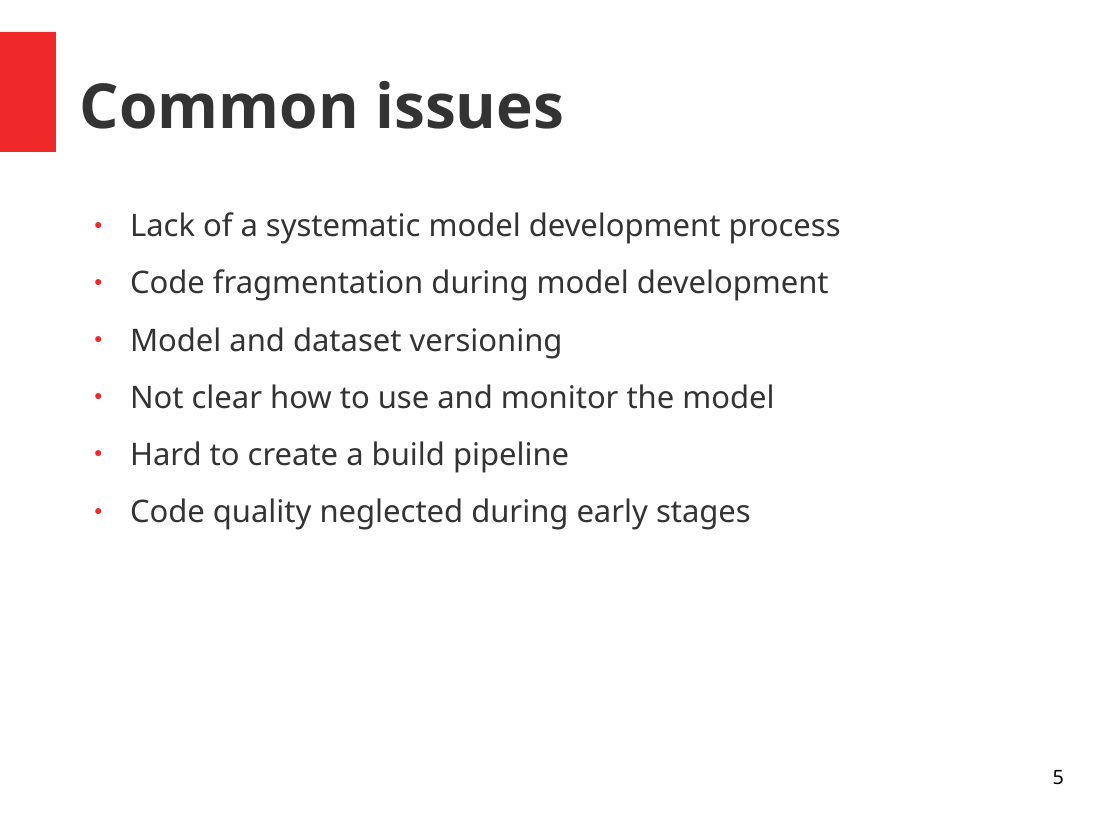
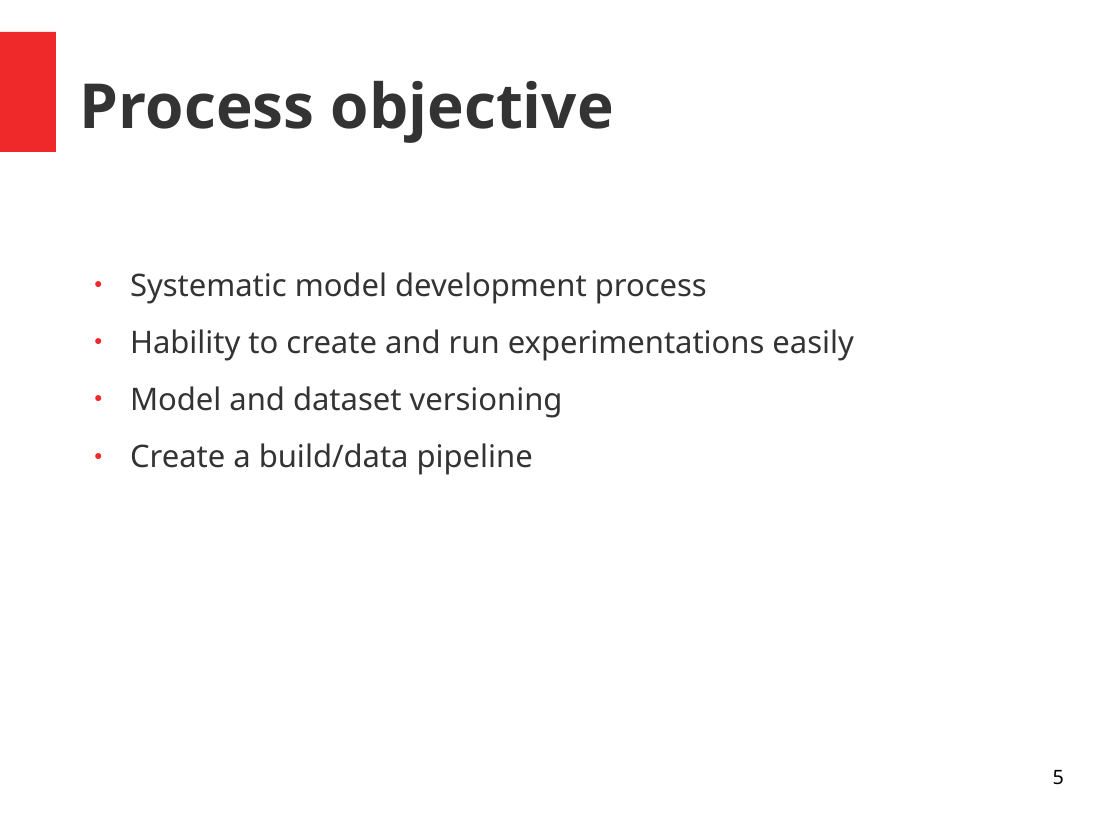
Before and after one commit to andrefsp/models-to-production, a slide deck: slide 5 of models-to-production.odp. Drawn at 1120x840 pixels with LibreOffice and Linux fonts; fonts in the diff are those of the drawing. Boxes give left, top, right and bottom in pixels: in the first picture for what was removed or moved away, otherwise in the second. Text is boxed around its words. In the diff, an @@ line names an element or a change of style, - is before the commit and + after.

Commit message:
presentation

```diff
--- a/models-to-production.odp
+++ b/models-to-production.odp
@@ title at [80, 81, 614, 143]: text changed @@
-Common issues
+Process objective
@@ text "Systematic model development process": place and size @@
-text "Systematic model development process" at [130, 212, 841, 530]
+text "Systematic model development process" at [130, 272, 854, 475]
@@ text at [130, 272, 854, 361]: text changed @@
-● Lack of a systematic model development process
-● Code fragmentation during model development
+● Systematic model development process
+● Hability to create and run experimentations easily
@@ text at [130, 443, 533, 475]: text changed @@
-● Not clear how to use and monitor the model
-● Hard to create a build pipeline
-● Code quality neglected during early stages
+● Create a build/data pipeline
```
Also in this commit, not shown: 5 other slides changed.
